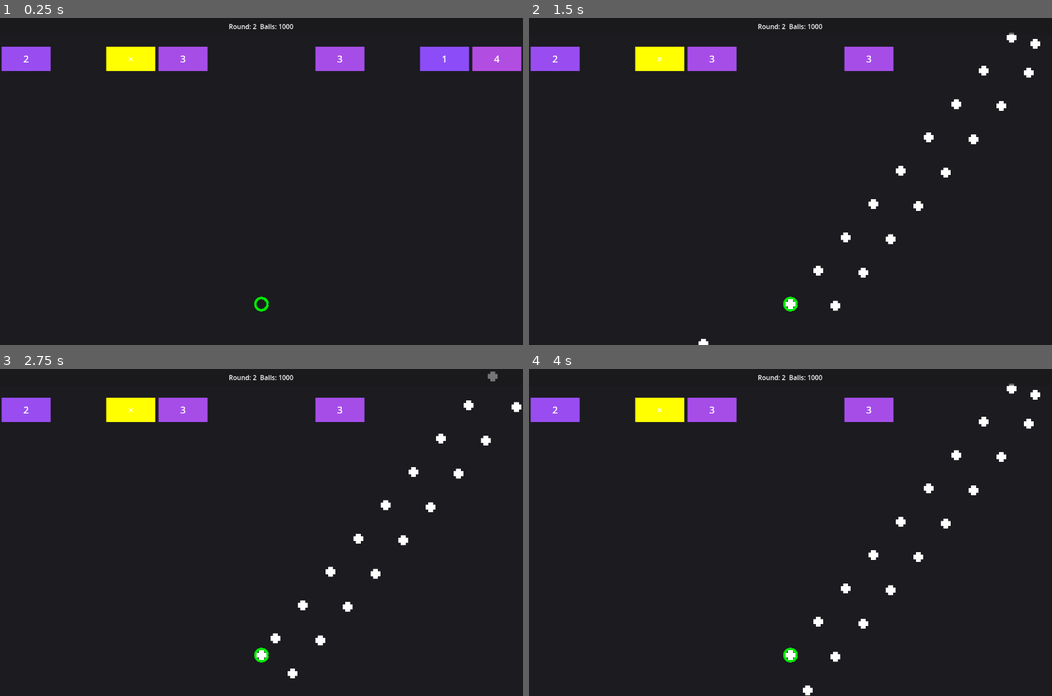
Above: before the commit, frames 1-4 (two rows, left to right).
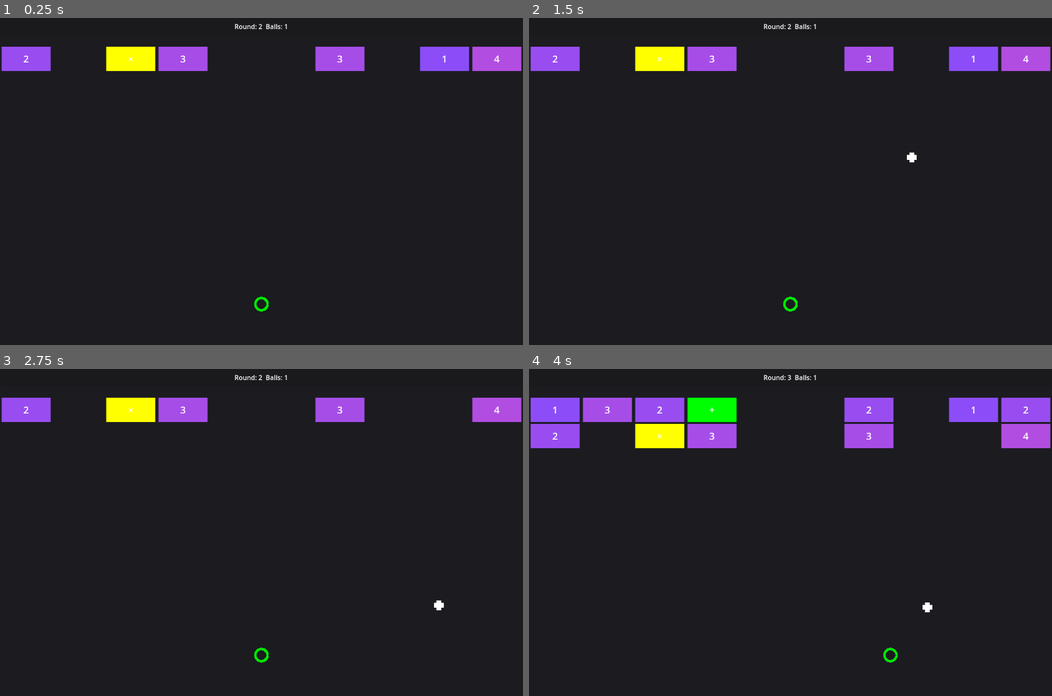
Above: after the commit, the same moments.

Repository: r-cha/orb-protector
Game: Godot game, scene res://orb_protector.tscn
Two runs of this game, one before a commit and one after it. Both use one fixed random seed, a clock stepped at 60 frames per second and the inputs below.
Inputs (mouse positions are in pixels of both pictures, inside the frame that each line leads up to):
- Up to frame 1 (0.25 s): no input
- Up to frame 2 (1.5 s): tap Enter at 0.5 s; move the mouse to (905, 165) at 0.52 s; click (905, 165) at 0.67 s; move the mouse to (685, 197) at 1.27 s; click (685, 197) at 1.42 s
- Up to frame 3 (2.75 s): move the mouse to (313, 460) at 2.02 s; click (313, 460) at 2.17 s
- Up to frame 4 (4 s): move the mouse to (764, 597) at 2.77 s; click (764, 597) at 2.92 s; move the mouse to (947, 581) at 3.52 s; click (947, 581) at 3.67 s

The runs differ from the first frame. In frame 1, 0.1% of the frame differs, in the area x 43-57%, y 1-4%; in frame 2, 2.4%; in frame 3, 1.7%; in frame 4, 8.1%, in the area x 0-100%, y 1-100%.

Commit message:
update export settings and  edge detection

Diff:
--- a/logic/Ball.gd
+++ b/logic/Ball.gd
@@ -29,9 +29,9 @@
 	physics_material.friction = 0.0  # No friction
 	physics_material_override = physics_material
 
-	 # Set collision layers - balls only collide with walls, bricks, not other balls
+	 # Set collision layers - balls only collide with bricks, not other balls
 	collision_layer = 1  # Ball layer
-	collision_mask = 6   # Walls (layer 2) + Bricks (layer 4), NOT balls (layer 1)
+	collision_mask = 4   # Bricks (layer 4), NOT balls (layer 1) or walls
 
 	# Set collision detection to continuous for better accuracy
 	continuous_cd = CCD_MODE_CAST_RAY
@@ -50,6 +50,25 @@
 func _physics_process(_delta):
 	# Clear damaged bodies list for new frame
 	_damaged_bodies.clear()
+
+	# Check screen bounds and bounce off walls
+	var screen_size = get_viewport().get_visible_rect().size
+	var ball_radius = 24.0  # Ball collision radius
+
+	# Left wall bounce
+	if global_position.x <= ball_radius and linear_velocity.x < 0:
+		linear_velocity.x = -linear_velocity.x
+		global_position.x = ball_radius
+
+	# Right wall bounce
+	elif global_position.x >= screen_size.x - ball_radius and linear_velocity.x > 0:
+		linear_velocity.x = -linear_velocity.x
+		global_position.x = screen_size.x - ball_radius
+
+	# Top wall bounce
+	if global_position.y <= ball_radius and linear_velocity.y < 0:
+		linear_velocity.y = -linear_velocity.y
+		global_position.y = ball_radius
 
 	# Ensure velocity magnitude remains constant
 	var current_speed = linear_velocity.length()
@@ -117,8 +136,9 @@
 	shoot(deg_to_rad(angle_degrees), initial_position)
 
 func _process(delta):
-	if position.y > get_viewport().get_visible_rect().size.y:
-		emit_signal("ball_exited", Vector2(position.x, get_viewport().get_visible_rect().size.y))
+	# Check if ball has exited the bottom of the screen
+	if global_position.y > get_viewport().get_visible_rect().size.y:
+		emit_signal("ball_exited", Vector2(global_position.x, get_viewport().get_visible_rect().size.y))
 		queue_free()
 
 func destroy():
--- a/logic/GameController.gd
+++ b/logic/GameController.gd
@@ -12,7 +12,7 @@
 @onready var _play_again_button = $UI/GameOverOverlay/VBoxContainer/PlayAgainButton
 @onready var _end_turn_button = $UI/EndTurnButton
 
-var _ball_count = 1000
+var _ball_count = 1
 var _current_launch_position = Vector2(640, 700)  # 4x scale
 var _balls_in_play = 0
 var _active_balls = []  # Array to track all balls in current round
--- a/orb_protector.tscn
+++ b/orb_protector.tscn
@@ -1,17 +1,12 @@
-[gd_scene load_steps=8 format=3 uid="uid://cet3k1vn3l8k2"]
+[gd_scene load_steps=5 format=3 uid="uid://cet3k1vn3l8k2"]
 
 [ext_resource type="Script" path="res://logic/GameController.gd" id="1_6mg0a"]
 [ext_resource type="Script" path="res://logic/InputHandler.gd" id="4_3pdv7"]
-[ext_resource type="Script" path="res://logic/Floor.gd" id="4_ghb3u"]
-[ext_resource type="PackedScene" uid="uid://cd5ehxab6fleh" path="res://walls.tscn" id="5_dddyy"]
 [ext_resource type="Script" path="res://logic/BrickManager.gd" id="6_brick_manager"]
 
 [sub_resource type="LabelSettings" id="LabelSettings_1"]
 font_size = 48
 font_color = Color(1, 0, 0, 1)
-
-[sub_resource type="RectangleShape2D" id="RectangleShape2D_flecp"]
-size = Vector2(1344, 32)
 
 [node name="Orb Protector" type="Node2D"]
 script = ExtResource("1_6mg0a")
@@ -87,13 +82,6 @@
 [node name="BrickManager" type="Node2D" parent="."]
 script = ExtResource("6_brick_manager")
 
-[node name="Floor" type="Area2D" parent="."]
-script = ExtResource("4_ghb3u")
-
-[node name="CollisionShape2D" type="CollisionShape2D" parent="Floor"]
-position = Vector2(640, 816)
-shape = SubResource("RectangleShape2D_flecp")
-
 [node name="InputHandler" type="Node" parent="."]
 script = ExtResource("4_3pdv7")
 
@@ -107,5 +95,3 @@
 closed = true
 width = 6.0
 default_color = Color(0, 1, 0, 0.9)
-
-[node name="Walls" parent="." instance=ExtResource("5_dddyy")]
--- a/project.godot
+++ b/project.godot
@@ -11,8 +11,7 @@
 [application]
 
 config/name="Orb Protector"
-config/description="A simple Pong game. This demo shows best practices
-for game development in Godot, including signals."
+config/description="You are the protector of the Orbs. You are an Orb. You shoot Orbs. Kill the Bricks."
 config/tags=PackedStringArray("2d")
 run/main_scene="res://orb_protector.tscn"
 config/features=PackedStringArray("4.2")
@@ -62,6 +61,7 @@
 textures/canvas_textures/default_texture_filter=0
 renderer/rendering_method="gl_compatibility"
 renderer/rendering_method.mobile="gl_compatibility"
+textures/vram_compression/import_etc2_astc=true
 environment/defaults/default_clear_color=Color(0.105882, 0.105882, 0.12549, 1)
 2d/snap/snap_2d_transforms_to_pixel=true
 2d/snap/snap_2d_vertices_to_pixel=true
Not shown, added: export_presets.cfg
Not shown, changed: .gitignore
Not shown, added: server.py
